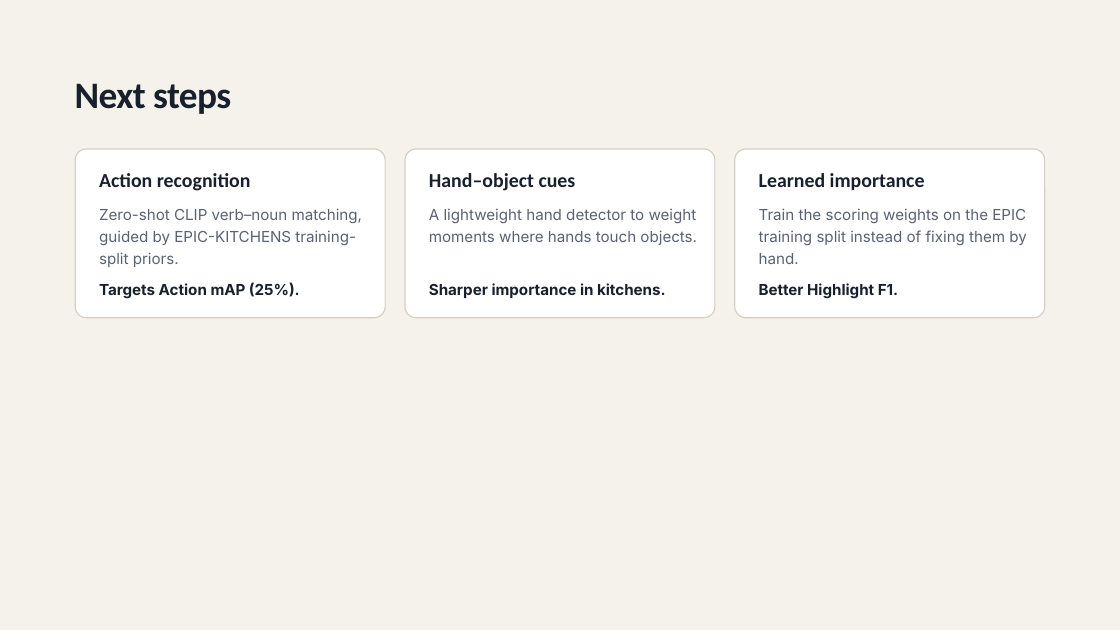
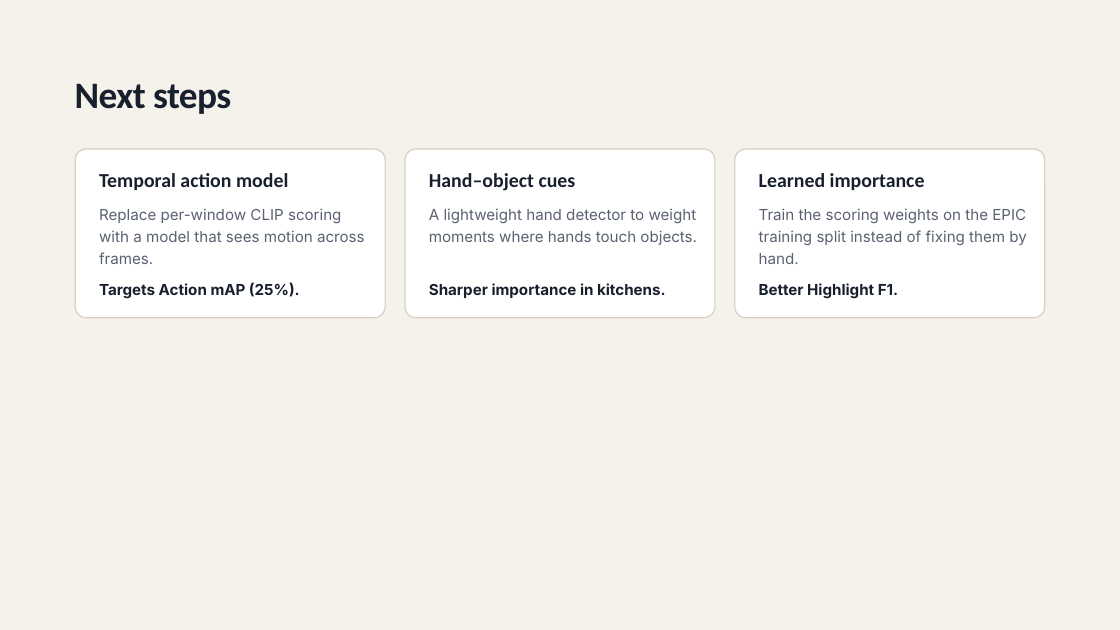
Before and after one commit to Failedsnack/xr_Hackathon, a slide deck: slide 9 of Action-Aware Video Summarization — XR Hackathon 2026.pptx. Drawn at 1120x630 pixels with LibreOffice and Linux fonts; fonts in the diff are those of the drawing. Boxes give left, top, right and bottom in pixels: in the first picture for what was removed or moved away, otherwise in the second. Text is boxed around its words. In the diff, an @@ line names an element or a change of style, - is before the commit and + after.

```diff
--- a/Action-Aware Video Summarization — XR Hackathon 2026.pptx
+++ b/Action-Aware Video Summarization — XR Hackathon 2026.pptx
@@ text at bbox=[99, 173, 288, 190]: text changed @@
-Action recognition
+Temporal action model
@@ text at bbox=[99, 208, 365, 264]: text changed @@
-Zero-shot CLIP verb–noun matching, guided by EPIC-KITCHENS training-split priors.
+Replace per-window CLIP scoring with a model that sees motion across frames.
```
Also in this commit, not shown: 3 other slides changed, 4 other files.
